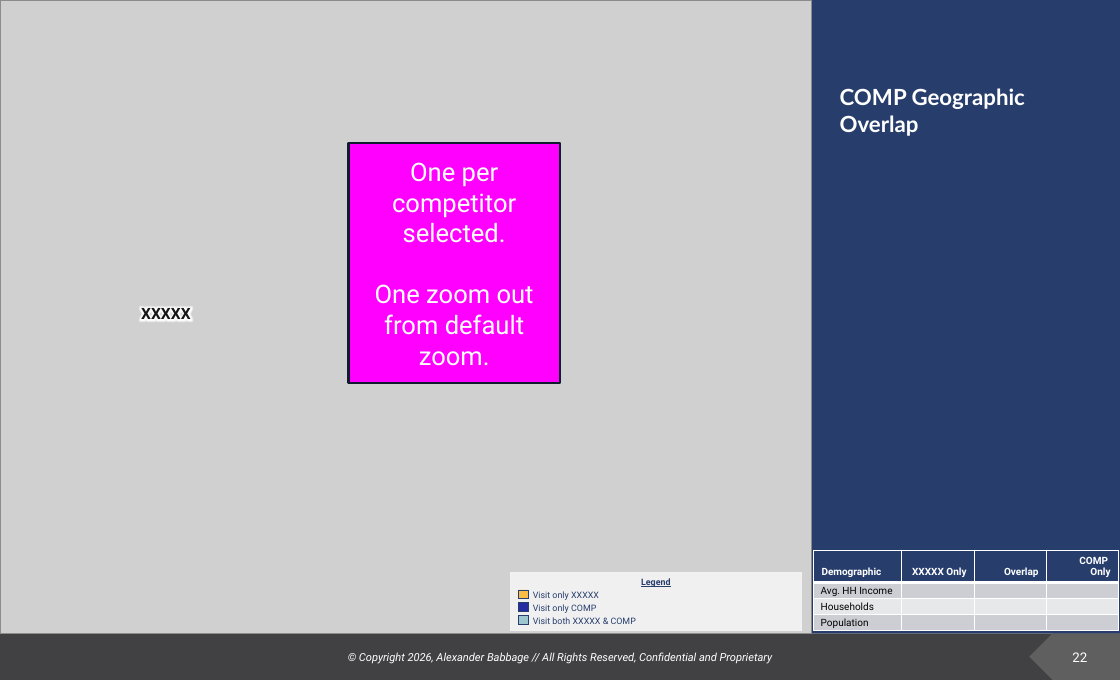
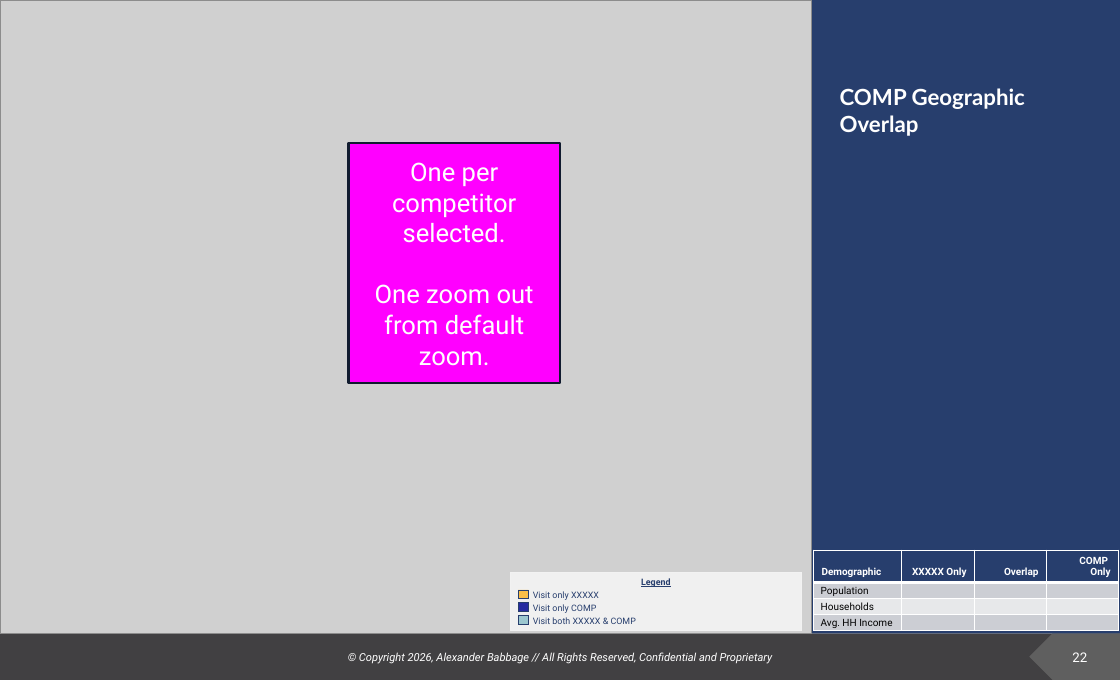
Before and after one commit to deeemdeeem/tt-report-automation, a slide deck: slide 22 of TT_report.pptx. Drawn at 1120x680 pixels with LibreOffice and Linux fonts; fonts in the diff are those of the drawing; grey boxes stand for pictures; background and template pictures are left out. Boxes give left, top, right and bottom in pixels: in the first picture for what was removed or moved away, otherwise in the second. Text is boxed around its words. In the diff, an @@ line names an element or a change of style, - is before the commit and + after.

```diff
--- a/TT_report.pptx
+++ b/TT_report.pptx
@@ text removed at box(141, 308, 190, 319) @@
-XXXXX
@@ table at box(814, 550, 1118, 632) @@
+row 2: Population |  |  | 
+row 3: Households |  |  | 
-row 3: Households |  |  | 
-row 4: Population |  |  | 
```
Also in this commit, not shown: 3 other slides changed, 1 other file.
